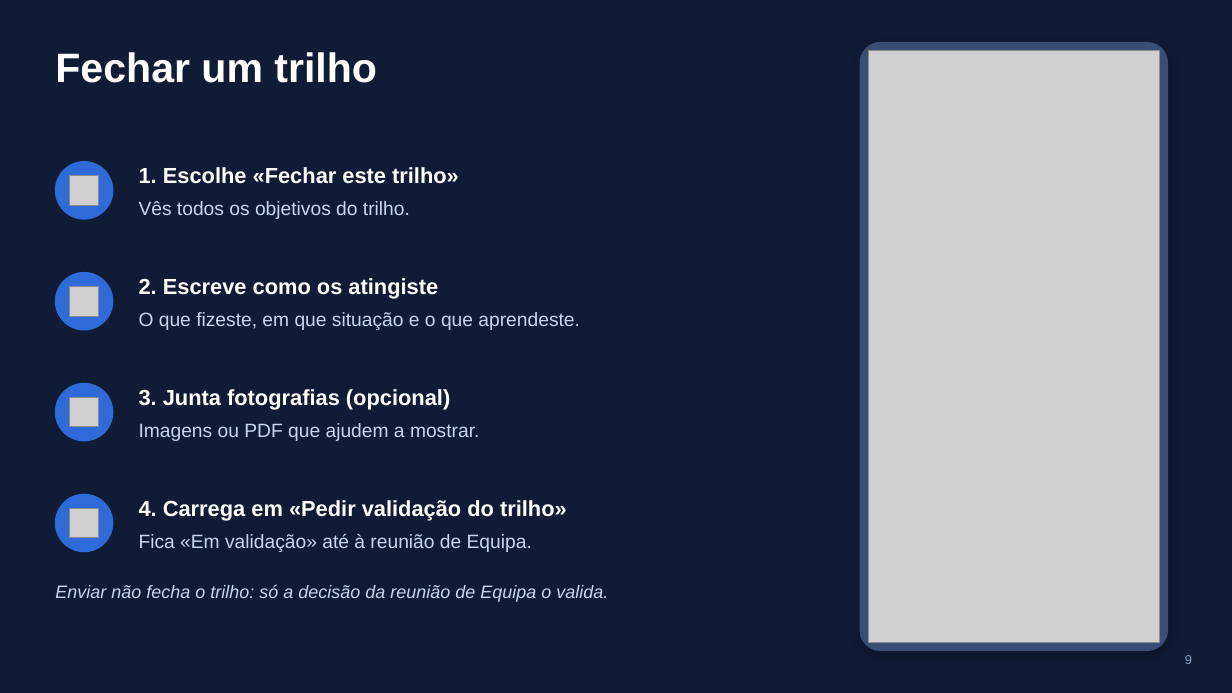
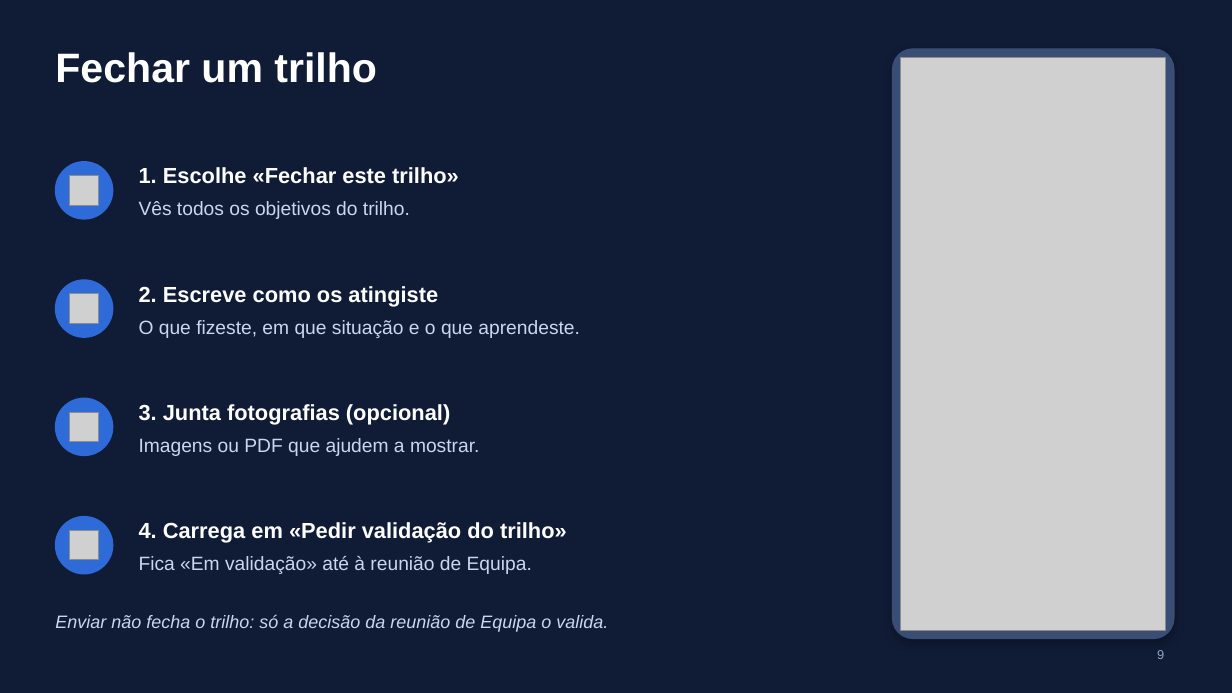
Before and after one commit to jacorreia200218-star/Sistema-Progresso, a slide deck: slide 9 of docs/apresentacao/Pioneiros-app-apresentacao.pptx. Drawn at 1232x693 pixels with LibreOffice and Linux fonts; fonts in the diff are those of the drawing; grey boxes stand for pictures. Boxes give left, top, right and bottom in pixels: in the first picture for what was removed or moved away, otherwise in the second. Text is boxed around its words. In the diff, an @@ line names an element or a change of style, - is before the commit and + after.

```diff
--- a/docs/apresentacao/Pioneiros-app-apresentacao.pptx
+++ b/docs/apresentacao/Pioneiros-app-apresentacao.pptx
@@ rounded rectangle: place and size @@
-rounded rectangle at bbox=[860, 43, 1167, 651]
+rounded rectangle at bbox=[893, 49, 1174, 639]
@@ rounded rectangle at bbox=[893, 49, 1174, 639]: proportions changed @@
@@ picture: place and size @@
-picture at bbox=[869, 51, 1159, 642]
+picture at bbox=[901, 57, 1165, 630]
@@ ellipse: place and size @@
-ellipse at bbox=[55, 273, 113, 330]
+ellipse at bbox=[55, 280, 113, 337]
@@ picture: place and size @@
-picture at bbox=[69, 287, 99, 316]
+picture at bbox=[69, 294, 99, 323]
@@ text "2. Escreve como os atingiste": place and size @@
-text "2. Escreve como os atingiste" at bbox=[139, 278, 580, 330]
+text "2. Escreve como os atingiste" at bbox=[139, 286, 580, 338]
@@ ellipse: place and size @@
-ellipse at bbox=[55, 384, 113, 441]
+ellipse at bbox=[55, 398, 113, 456]
@@ picture: place and size @@
-picture at bbox=[69, 397, 99, 427]
+picture at bbox=[69, 412, 99, 442]
@@ text "3. Junta fotografias (opcional)": place and size @@
-text "3. Junta fotografias (opcional)" at bbox=[139, 389, 479, 441]
+text "3. Junta fotografias (opcional)" at bbox=[139, 404, 479, 456]
@@ ellipse: place and size @@
-ellipse at bbox=[55, 494, 113, 552]
+ellipse at bbox=[55, 517, 113, 574]
@@ picture: place and size @@
-picture at bbox=[69, 508, 99, 538]
+picture at bbox=[69, 531, 99, 560]
@@ text "4. Carrega em «Pedir validação ...": place and size @@
-text "4. Carrega em «Pedir validação ..." at bbox=[139, 500, 567, 552]
+text "4. Carrega em «Pedir validação ..." at bbox=[139, 522, 567, 574]
@@ text "Enviar não fecha o trilho: ...": place and size @@
-text "Enviar não fecha o trilho: ..." at bbox=[55, 584, 608, 602]
+text "Enviar não fecha o trilho: ..." at bbox=[55, 614, 608, 632]
@@ page number: place and size @@
-page number at bbox=[1185, 655, 1192, 664]
+page number at bbox=[1157, 650, 1164, 659]
```
Also in this commit, not shown: 16 other slides changed, 3 other files.
